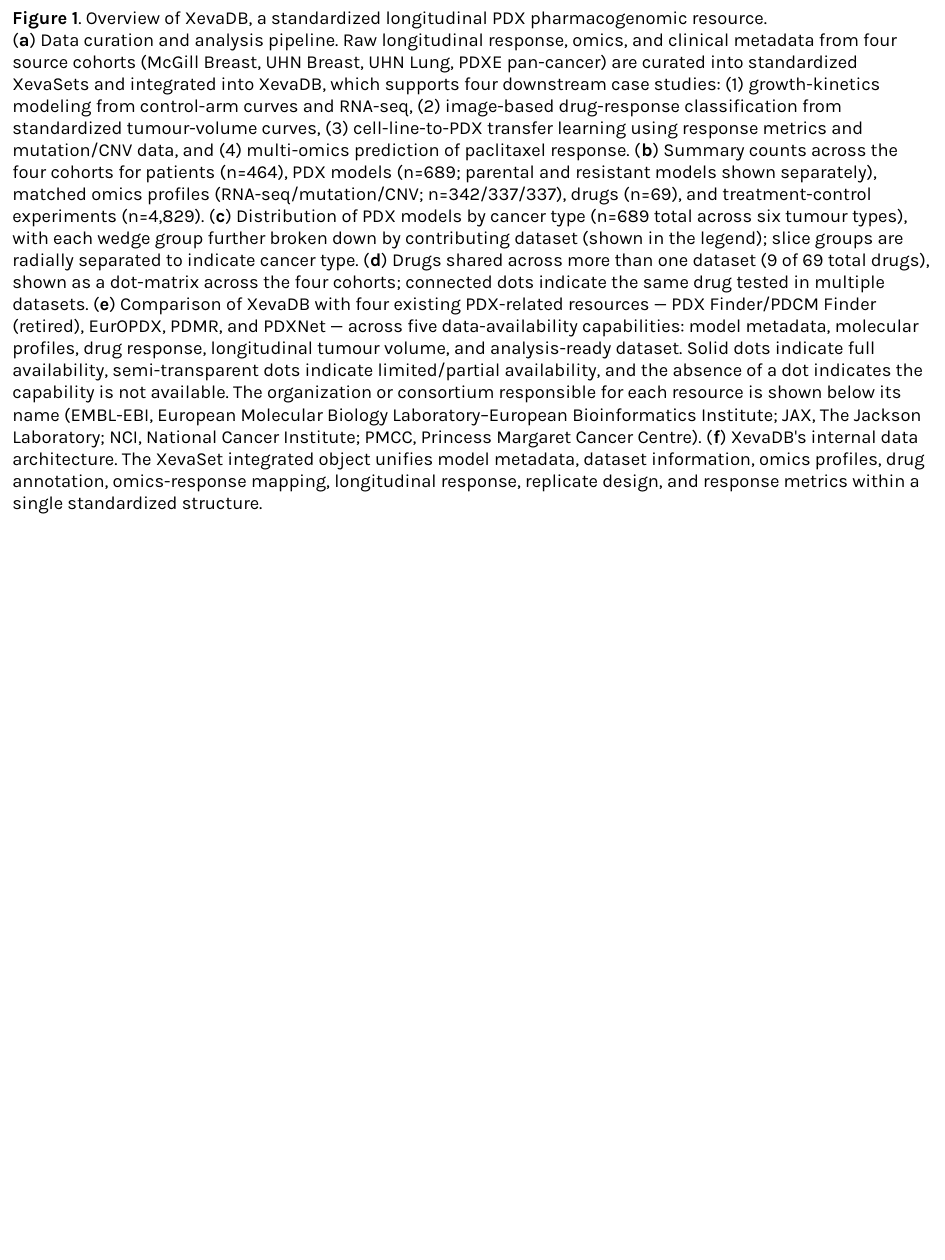
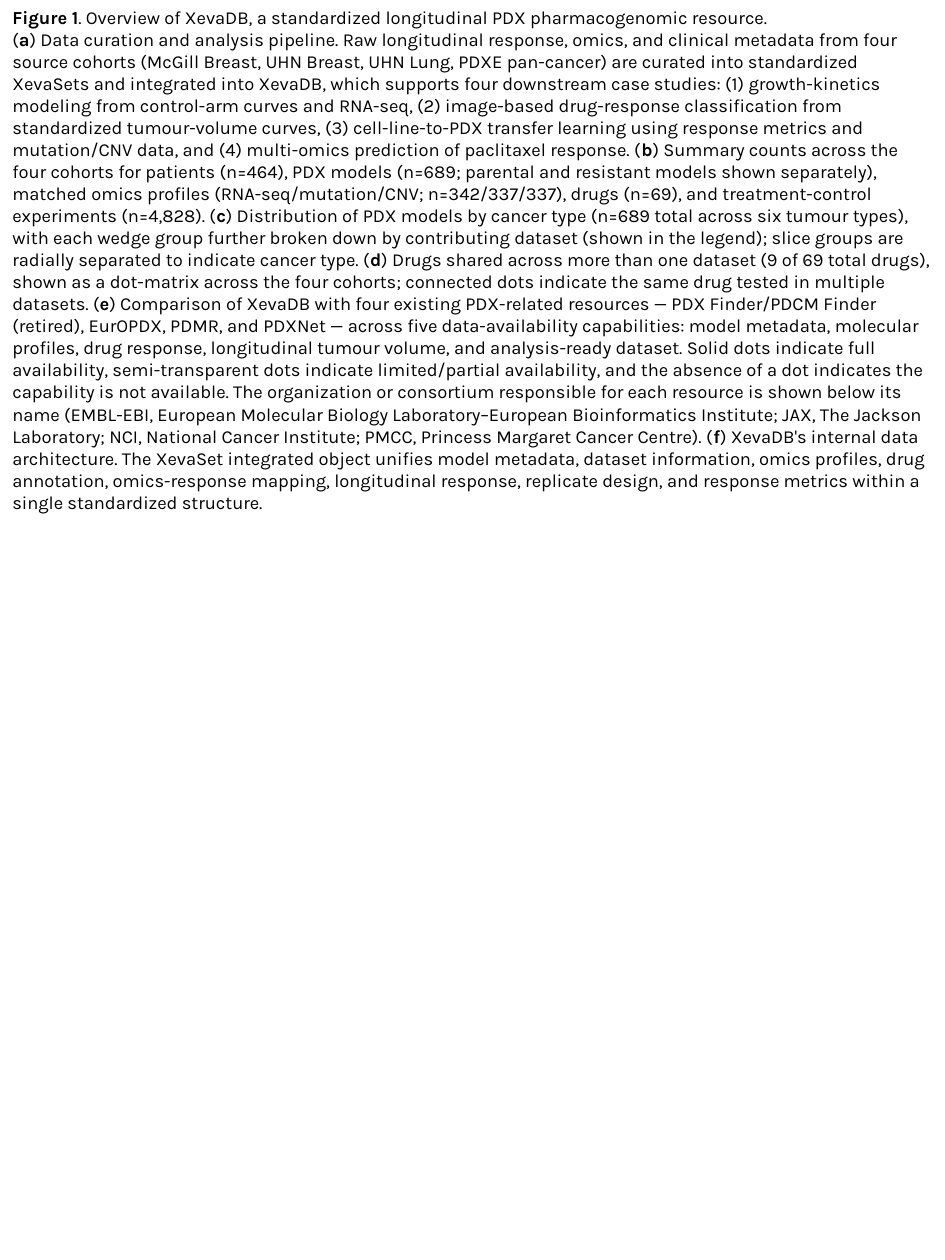
Before and after one commit to guanqiaofeng/XevaDB_case_study, a slide deck: slide 2 of figures_tables/Figures.pptx. Drawn at 945x1260 pixels with LibreOffice and Linux fonts; fonts in the diff are those of the drawing. Boxes give left, top, right and bottom in pixels: in the first picture for what was removed or moved away, otherwise in the second. Text is boxed around its words. In the diff, an @@ line names an element or a change of style, - is before the commit and + after.

Commit message:
fix case study 1

```diff
--- a/figures_tables/Figures.pptx
+++ b/figures_tables/Figures.pptx
@@ text at bbox=[12, 33, 930, 514]: text changed @@
-(a) Data curation and analysis pipeline. Raw longitudinal response, omics, and clinical metadata from four source cohorts (McGill Breast, UHN Breast, UHN Lung, PDXE pan-cancer) are curated into standardized XevaSets and integrated into XevaDB, which supports four downstream case studies: (1) growth-kinetics modeling from control-arm curves and RNA-seq, (2) image-based drug-response classification from standardized tumour-volume curves, (3) cell-line-to-PDX transfer learning using response metrics and mutation/CNV data, and (4) multi-omics prediction of paclitaxel response. (b) Summary counts across the four cohorts for patients (n=464), PDX models (n=689; parental and resistant models shown separately), matched omics profiles (RNA-seq/mutation/CNV; n=342/337/337), drugs (n=69), and treatment-control experiments (n=4,829). (c) Distribution of PDX models by cancer type (n=689 total across six tumour types), with each wedge group further broken down by contributing dataset (shown in the legend); slice groups are radially separated to indicate cancer type. (d) Drugs shared across more than one dataset (9 of 69 total drugs), shown as a dot-matrix across the four cohorts; connected dots indicate the same drug tested in multiple datasets. (e) Comparison of XevaDB with four existing PDX-related resources — PDX Finder/PDCM Finder (retired), EurOPDX, PDMR, and PDXNet — across five data-availability capabilities: model metadata, molecular profiles, drug response, longitudinal tumour volume, and analysis-ready dataset. Solid dots indicate full availability, semi-transparent dots indicate limited/partial availability, and the absence of a dot indicates the capability is not available. The organization or consortium responsible for each resource is shown below its name (EMBL-EBI, European Molecular Biology Laboratory–European Bioinformatics Institute; JAX, The Jackson Laboratory; NCI, National Cancer Institute; PMCC, Princess Margaret Cancer Centre). (f) XevaDB's internal data architecture. The XevaSet integrated object unifies model metadata, dataset information, omics profiles, drug annotation, omics-response mapping, longitudinal response, replicate design, and response metrics within a single standardized structure.
+(a) Data curation and analysis pipeline. Raw longitudinal response, omics, and clinical metadata from four source cohorts (McGill Breast, UHN Breast, UHN Lung, PDXE pan-cancer) are curated into standardized XevaSets and integrated into XevaDB, which supports four downstream case studies: (1) growth-kinetics modeling from control-arm curves and RNA-seq, (2) image-based drug-response classification from standardized tumour-volume curves, (3) cell-line-to-PDX transfer learning using response metrics and mutation/CNV data, and (4) multi-omics prediction of paclitaxel response. (b) Summary counts across the four cohorts for patients (n=464), PDX models (n=689; parental and resistant models shown separately), matched omics profiles (RNA-seq/mutation/CNV; n=342/337/337), drugs (n=69), and treatment-control experiments (n=4,828). (c) Distribution of PDX models by cancer type (n=689 total across six tumour types), with each wedge group further broken down by contributing dataset (shown in the legend); slice groups are radially separated to indicate cancer type. (d) Drugs shared across more than one dataset (9 of 69 total drugs), shown as a dot-matrix across the four cohorts; connected dots indicate the same drug tested in multiple datasets. (e) Comparison of XevaDB with four existing PDX-related resources — PDX Finder/PDCM Finder (retired), EurOPDX, PDMR, and PDXNet — across five data-availability capabilities: model metadata, molecular profiles, drug response, longitudinal tumour volume, and analysis-ready dataset. Solid dots indicate full availability, semi-transparent dots indicate limited/partial availability, and the absence of a dot indicates the capability is not available. The organization or consortium responsible for each resource is shown below its name (EMBL-EBI, European Molecular Biology Laboratory–European Bioinformatics Institute; JAX, The Jackson Laboratory; NCI, National Cancer Institute; PMCC, Princess Margaret Cancer Centre). (f) XevaDB's internal data architecture. The XevaSet integrated object unifies model metadata, dataset information, omics profiles, drug annotation, omics-response mapping, longitudinal response, replicate design, and response metrics within a single standardized structure.
```
Also in this commit, not shown: 3 other files.
